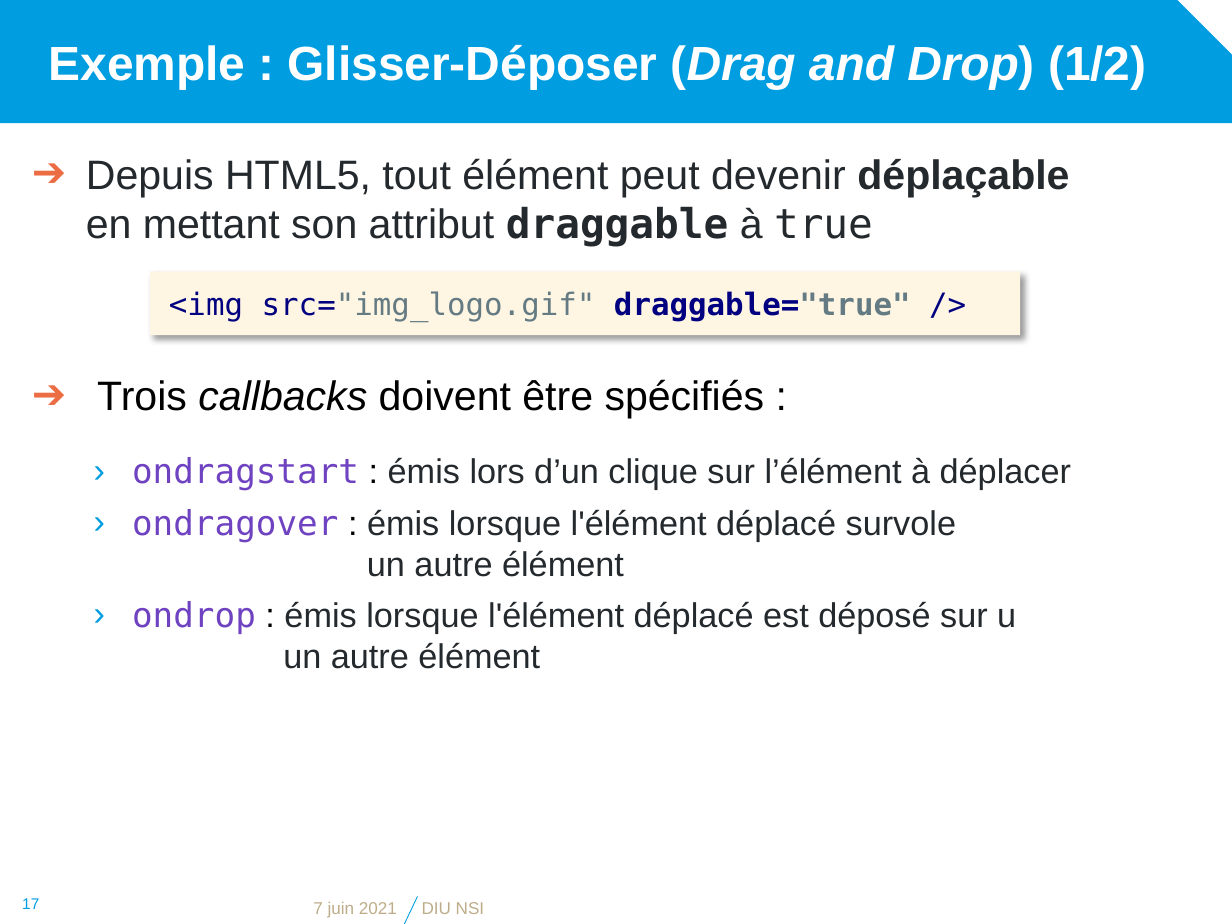
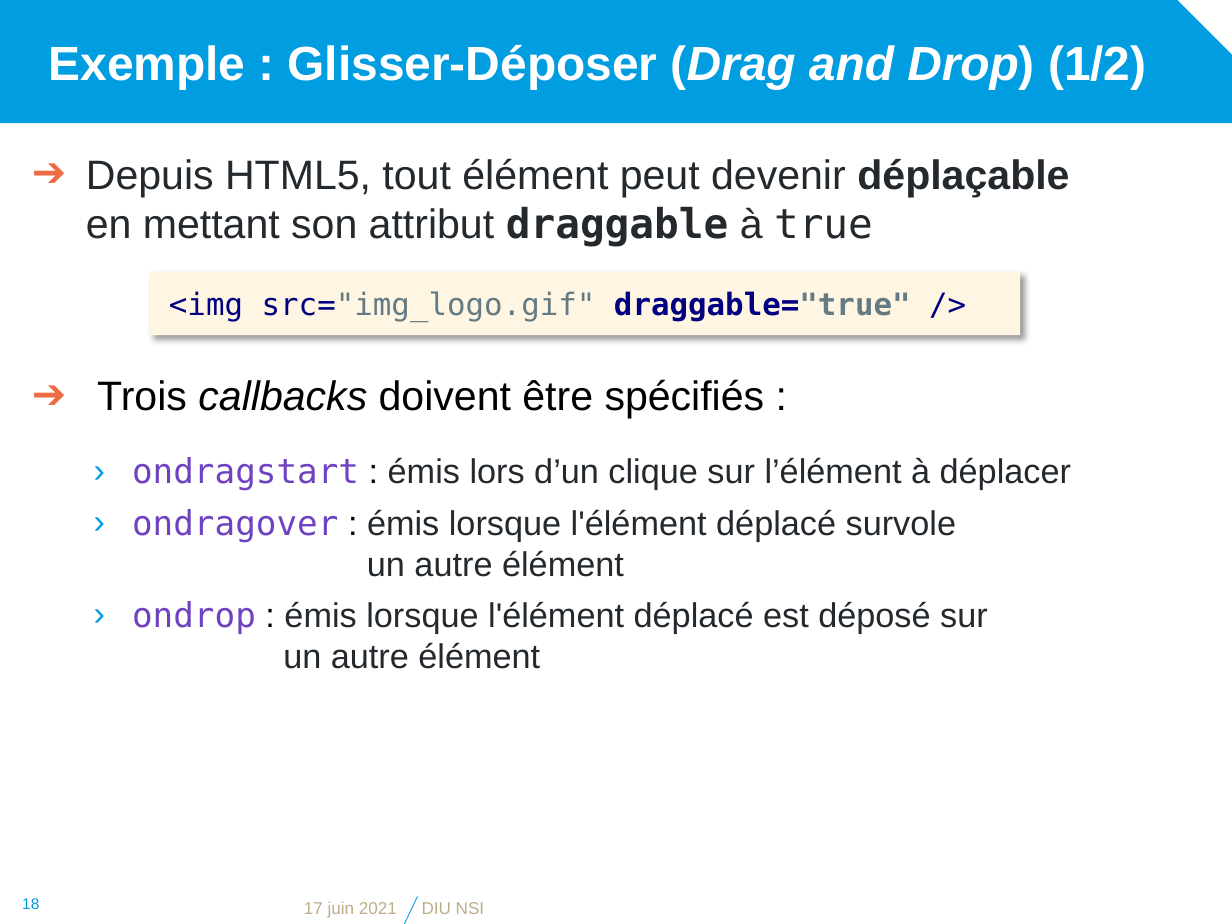
Before and after one commit to diu-uf-bordeaux/bloc1, a slide deck: slide 18 of web/4-JS/JavaScript.pptx (slide 17 before the commit). Drawn at 1232x924 pixels with LibreOffice and Linux fonts; fonts in the diff are those of the drawing; background and template pictures are left out. Boxes give left, top, right and bottom in pixels: in the first picture for what was removed or moved away, otherwise in the second. Text is boxed around its words. In the diff, an @@ line names an element or a change of style, - is before the commit and + after.

```diff
--- a/web/4-JS/JavaScript.pptx
+++ b/web/4-JS/JavaScript.pptx
@@ text at <box>132,601,988,669</box>: text changed @@
-  › ondrop : émis lorsque l'élément déplacé est déposé sur u
-    un autre élément
+  › ondrop : émis lorsque l'élément déplacé est déposé sur
+    un autre élément
@@ page number at <box>22,898,39,909</box>: text changed @@
-17
+18
@@ text at <box>304,901,397,918</box>: text changed @@
-7 juin 2021
+17 juin 2021
```
Also in this commit, not shown: 16 other slides changed, 1 slide added, 6 other files.
